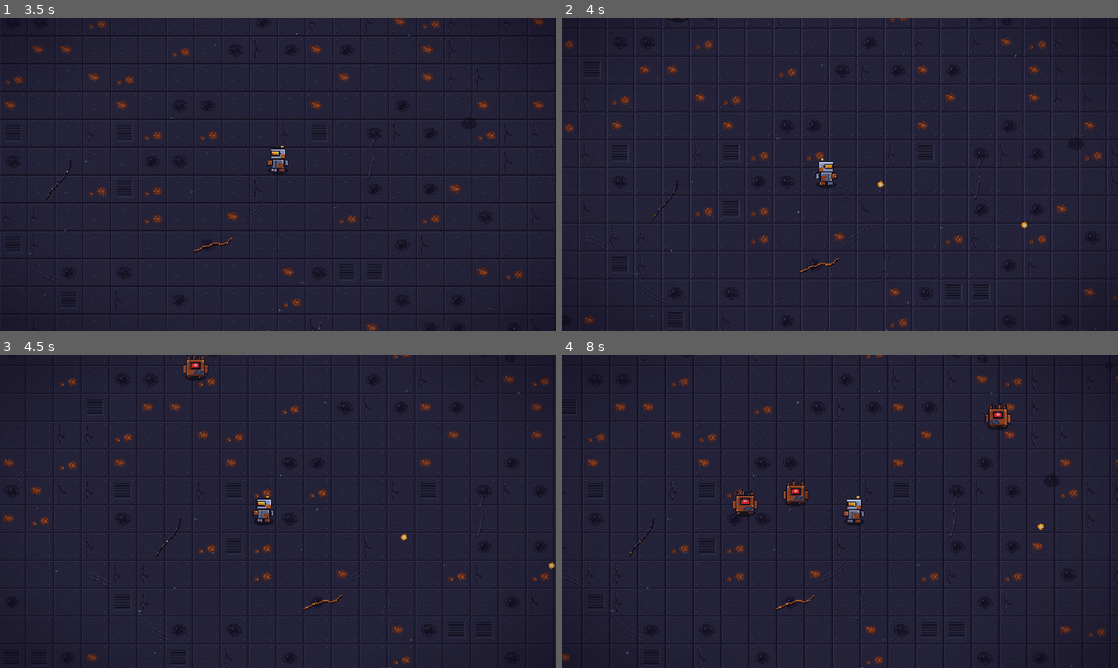
Above: before the commit, frames 1-4 (two rows, left to right).
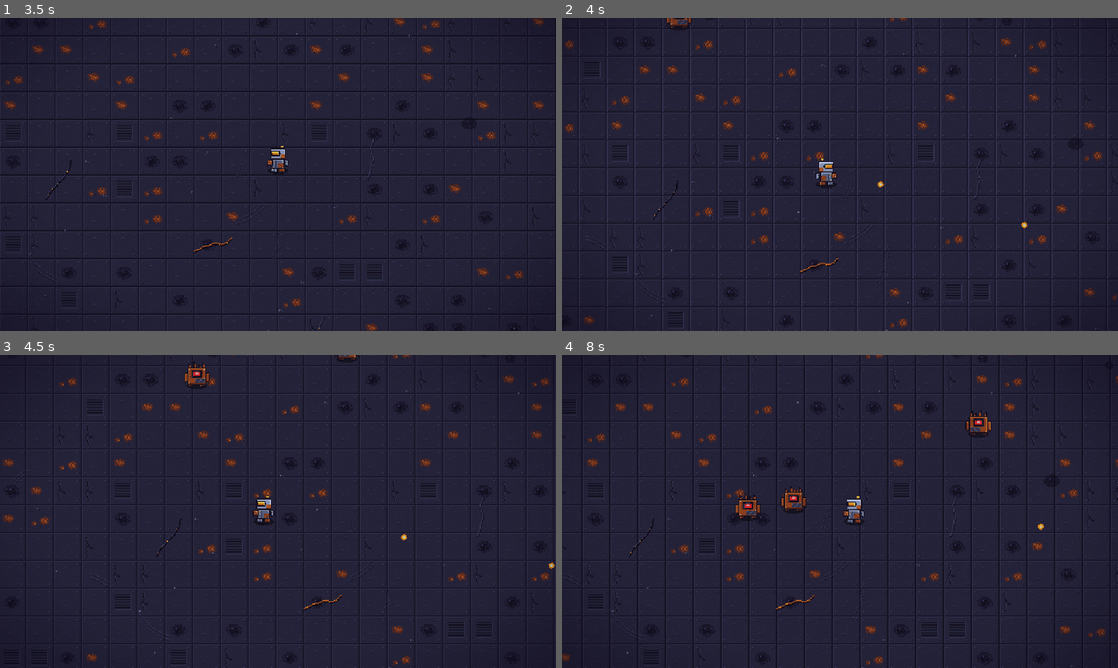
Above: after the commit, the same moments.

Repository: AGONIXX15/scrap-head
Game: Godot game, scene res://scenes/main.tscn
Two runs of this game, one before a commit and one after it. Both use one fixed random seed, a clock stepped at 60 frames per second and the inputs below.
Inputs (mouse positions are in pixels of both pictures, inside the frame that each line leads up to):
- Up to frame 1 (3.5 s): tap Enter at 0.5 s; move the mouse to (400, 158) at 0.52 s; press the mouse at (400, 158) at 0.53 s; hold D (move_right) 0.53-1.28 s; move the mouse to (166, 190) at 1.27 s; release the mouse at (166, 190) at 1.28 s; hold S (move_down) 1.28-2.03 s; click (166, 190) at 1.35 s; move the mouse to (333, 105) at 2.02 s; press the mouse at (333, 105) at 2.03 s; hold D (move_right) 2.03-2.78 s; move the mouse to (250, 237) at 2.77 s; release the mouse at (250, 237) at 2.78 s; hold W (move_up) from 2.78 s (still down); click (250, 237) at 2.85 s
- Up to frame 2 (4 s): move the mouse to (1006, 221) at 3.52 s; release W (move_up) at 3.53 s; press the mouse at (1006, 221) at 3.53 s; hold A (move_left) from 3.53 s (still down)
- Up to frame 3 (4.5 s): keep holding A (move_left); move the mouse to (111, 464) at 4.27 s; release the mouse at (111, 464) at 4.28 s; click (111, 464) at 4.35 s
- Up to frame 4 (8 s): move the mouse to (867, 511) at 5.02 s; release A (move_left) at 5.03 s; press the mouse at (867, 511) at 5.03 s; hold S (move_down) 5.03-5.78 s; move the mouse to (756, 433) at 5.77 s; release the mouse at (756, 433) at 5.78 s; hold D (move_right) 5.78-6.53 s; click (756, 433) at 5.85 s; move the mouse to (962, 495) at 6.52 s; press the mouse at (962, 495) at 6.53 s; hold W (move_up) 6.53-7.28 s; move the mouse to (728, 527) at 7.27 s; release the mouse at (728, 527) at 7.28 s; hold D (move_right) from 7.28 s (still down); click (728, 527) at 7.35 s

Frame 1 is identical in both runs. In frame 2, less than 0.1% of the frame differs, in the area x 18-24%, y 0-4%; in frame 3, 0.4%; in frame 4, 1.1%, in the area x 30-81%, y 15-54%.

Commit message:
Ajusta colisiones y zona de aparición al nuevo borde

Diff:
--- a/scripts/main.gd
+++ b/scripts/main.gd
@@ -2,7 +2,7 @@
 
 const ENEMY := preload("res://scenes/enemy.tscn")
 const ARENA := Vector2(1280, 720)
-const MARGIN := 16.0
+const MARGIN := 48.0
 const MAX_ENEMIES := 40
 const MIN_DIST := 200.0
 
@@ -17,7 +17,7 @@
 		return
 	var pos := _perimeter_point()
 	if pos.distance_to(player.global_position) < MIN_DIST:
-		return  # se salta este tick; el siguiente probará otro punto
+		return
 	var e := ENEMY.instantiate()
 	e.position = pos
 	enemies.add_child(e)
